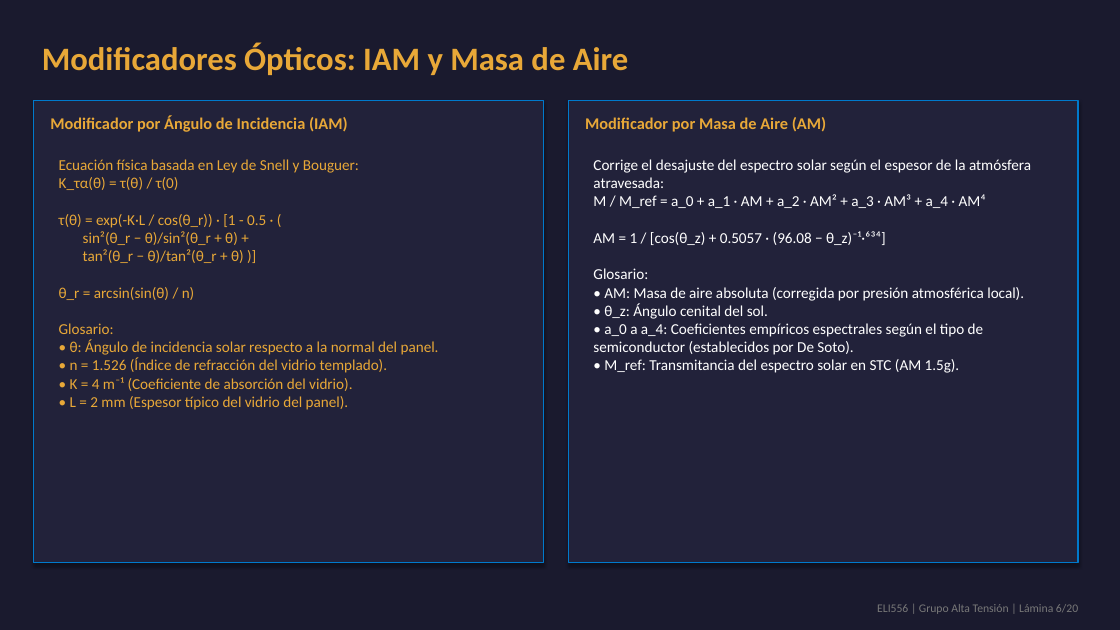
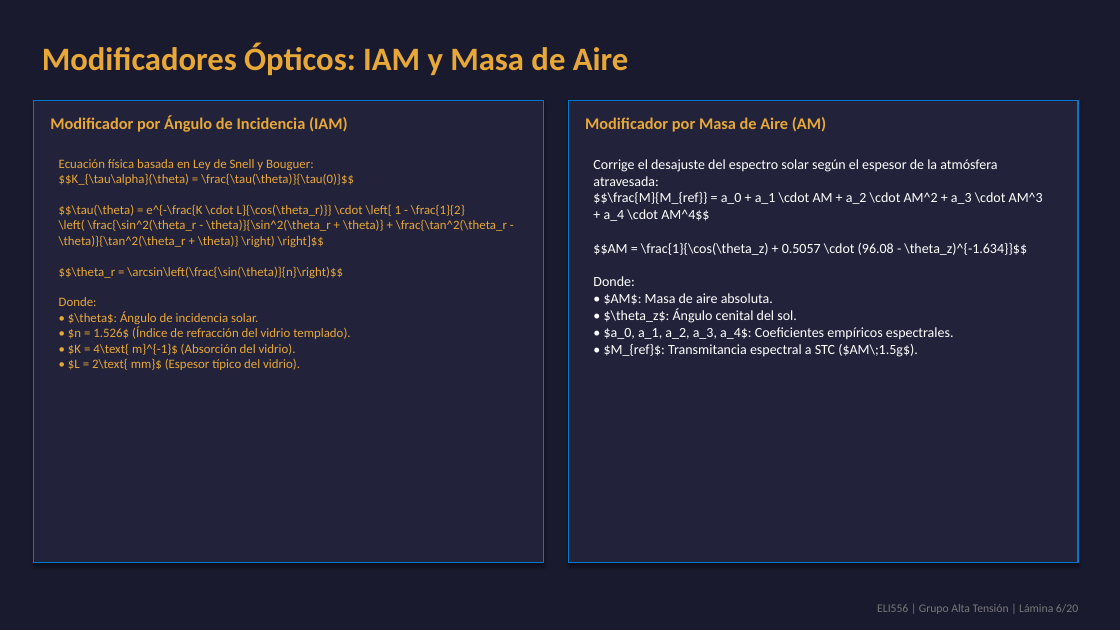
Before and after one commit to theChosen16/t2-paneles, a slide deck: slide 6 of output/Presentacion_Final_ELI556_Atacama.pptx. Drawn at 1120x630 pixels with LibreOffice and Linux fonts; fonts in the diff are those of the drawing. Boxes give left, top, right and bottom in pixels: in the first picture for what was removed or moved away, otherwise in the second. Text is boxed around its words. In the diff, an @@ line names an element or a change of style, - is before the commit and + after.

```diff
--- a/output/Presentacion_Final_ELI556_Atacama.pptx
+++ b/output/Presentacion_Final_ELI556_Atacama.pptx
@@ text at [59, 159, 507, 370]: text changed; size 13 to 11 pt @@
-Ecuación física basada en Ley de Snell y Bouguer:
-K_τα(θ) = τ(θ) / τ(0)
-τ(θ) = exp(-K·L / cos(θ_r)) · [1 - 0.5 · (
-sin²(θ_r − θ)/sin²(θ_r + θ) +
-tan²(θ_r − θ)/tan²(θ_r + θ) )]
-θ_r = arcsin(sin(θ) / n)
-Glosario:
-• θ: Ángulo de incidencia solar respecto a la normal del panel.
-• n = 1.526 (Índice de refracción del vidrio templado).
-• K = 4 m⁻¹ (Coeficiente de absorción del vidrio).
-• L = 2 mm (Espesor típico del vidrio del panel).
+Ecuación física basada en Ley de Snell y Bouguer:
+$$K_{\tau\alpha}(\theta) = \frac{\tau(\theta)}{\tau(0)}$$
+$$\tau(\theta) = e^{-\frac{K \cdot L}{\cos(\theta_r)}} \cdot \left[ 1 - \frac{1}{2} \left( \frac{\sin^2(\theta_r - \theta)}{\sin^2(\theta_r + \theta)} + \frac{\tan^2(\theta_r - \theta)}{\tan^2(\theta_r + \theta)} \right) \right]$$
+$$\theta_r = \arcsin\left(\frac{\sin(\theta)}{n}\right)$$
+Donde:
+• $\theta$: Ángulo de incidencia solar.
+• $n = 1.526$ (Índice de refracción del vidrio templado).
+• $K = 4\text{ m}^{-1}$ (Absorción del vidrio).
+• $L = 2\text{ mm}$ (Espesor típico del vidrio).
@@ text at [593, 159, 1043, 357]: text changed; size 13 to 12 pt @@
-Corrige el desajuste del espectro solar según el espesor de la atmósfera atravesada:
-M / M_ref = a_0 + a_1 · AM + a_2 · AM² + a_3 · AM³ + a_4 · AM⁴
-AM = 1 / [cos(θ_z) + 0.5057 · (96.08 − θ_z)⁻¹·⁶³⁴]
-Glosario:
-• AM: Masa de aire absoluta (corregida por presión atmosférica local).
-• θ_z: Ángulo cenital del sol.
-• a_0 a a_4: Coeficientes empíricos espectrales según el tipo de semiconductor (establecidos por De Soto).
-• M_ref: Transmitancia del espectro solar en STC (AM 1.5g).
+Corrige el desajuste del espectro solar según el espesor de la atmósfera atravesada:
+$$\frac{M}{M_{ref}} = a_0 + a_1 \cdot AM + a_2 \cdot AM^2 + a_3 \cdot AM^3 + a_4 \cdot AM^4$$
+$$AM = \frac{1}{\cos(\theta_z) + 0.5057 \cdot (96.08 - \theta_z)^{-1.634}}$$
+Donde:
+• $AM$: Masa de aire absoluta.
+• $\theta_z$: Ángulo cenital del sol.
+• $a_0, a_1, a_2, a_3, a_4$: Coeficientes empíricos espectrales.
+• $M_{ref}$: Transmitancia espectral a STC ($AM\;1.5g$).
```
Also in this commit, not shown: 6 other slides changed, 8 other files.
